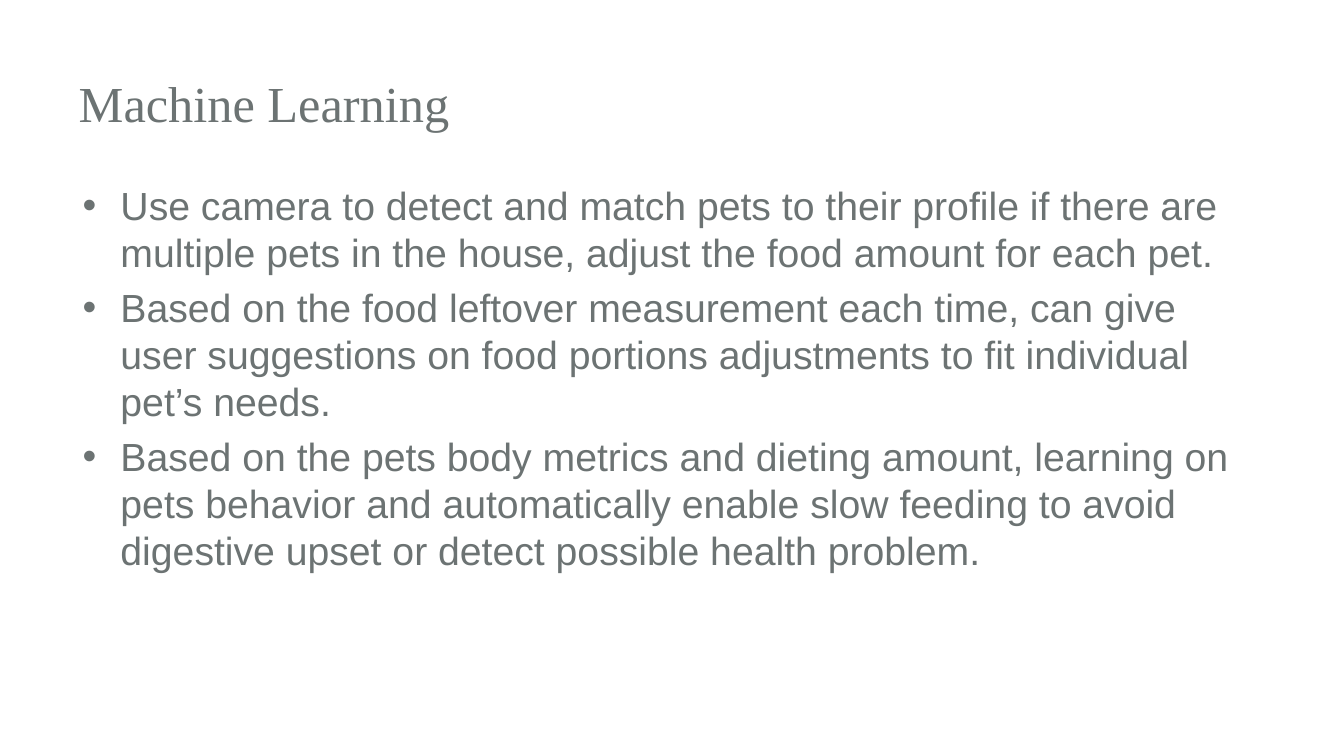
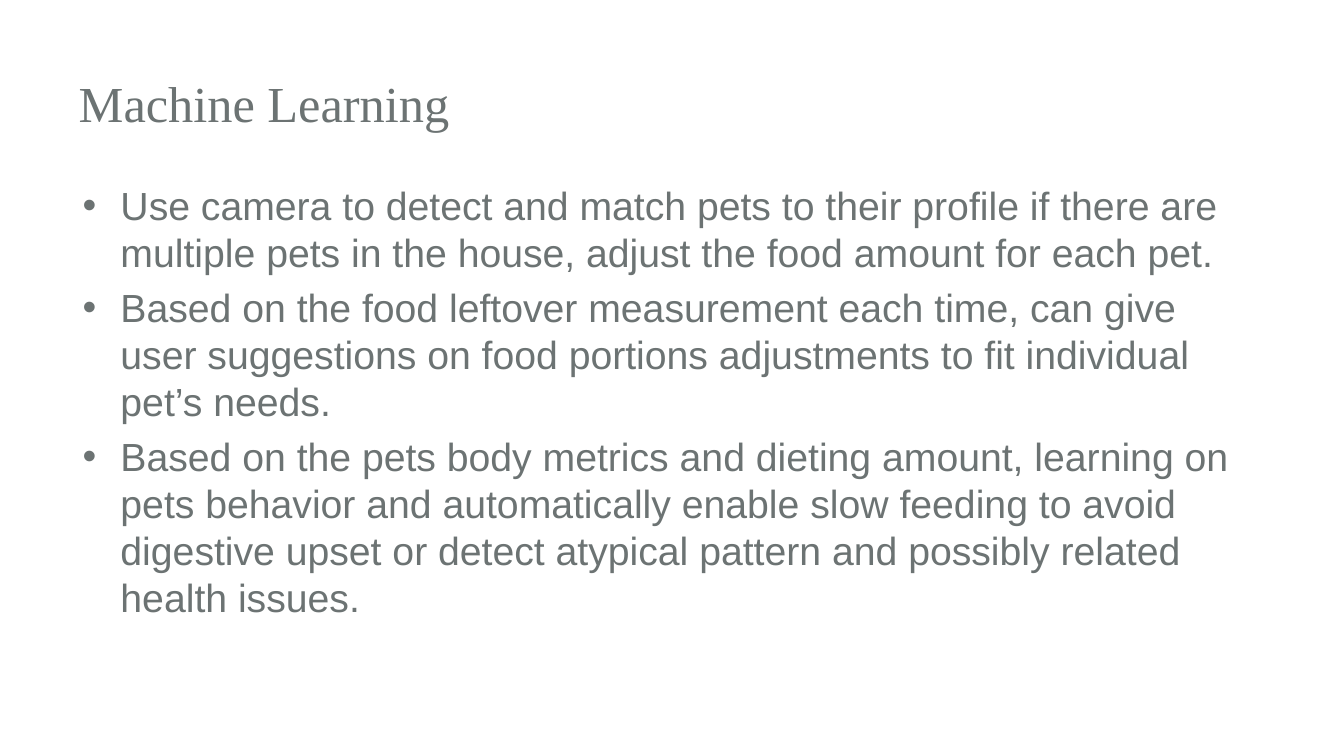
Before and after one commit to BryanOrabutt/cse521_project, a slide deck: slide 4 of tex/proposal/slides/project_proposal.pptx. Drawn at 1344x756 pixels with LibreOffice and Linux fonts; fonts in the diff are those of the drawing; background and template pictures are left out. Boxes give left, top, right and bottom in pixels: in the first picture for what was removed or moved away, otherwise in the second. Text is boxed around its words. In the diff, an @@ line names an element or a change of style, - is before the commit and + after.

```diff
--- a/tex/proposal/slides/project_proposal.pptx
+++ b/tex/proposal/slides/project_proposal.pptx
@@ text at bbox=[120, 442, 1229, 613]: text changed @@
-• Based on the pets body metrics and dieting amount, learning on pets behavior and automatically enable slow feeding to avoid digestive upset or detect possible health problem.
+• Based on the pets body metrics and dieting amount, learning on pets behavior and automatically enable slow feeding to avoid digestive upset or detect atypical pattern and possibly related health issues.
```
Also in this commit, not shown: 3 other files.
